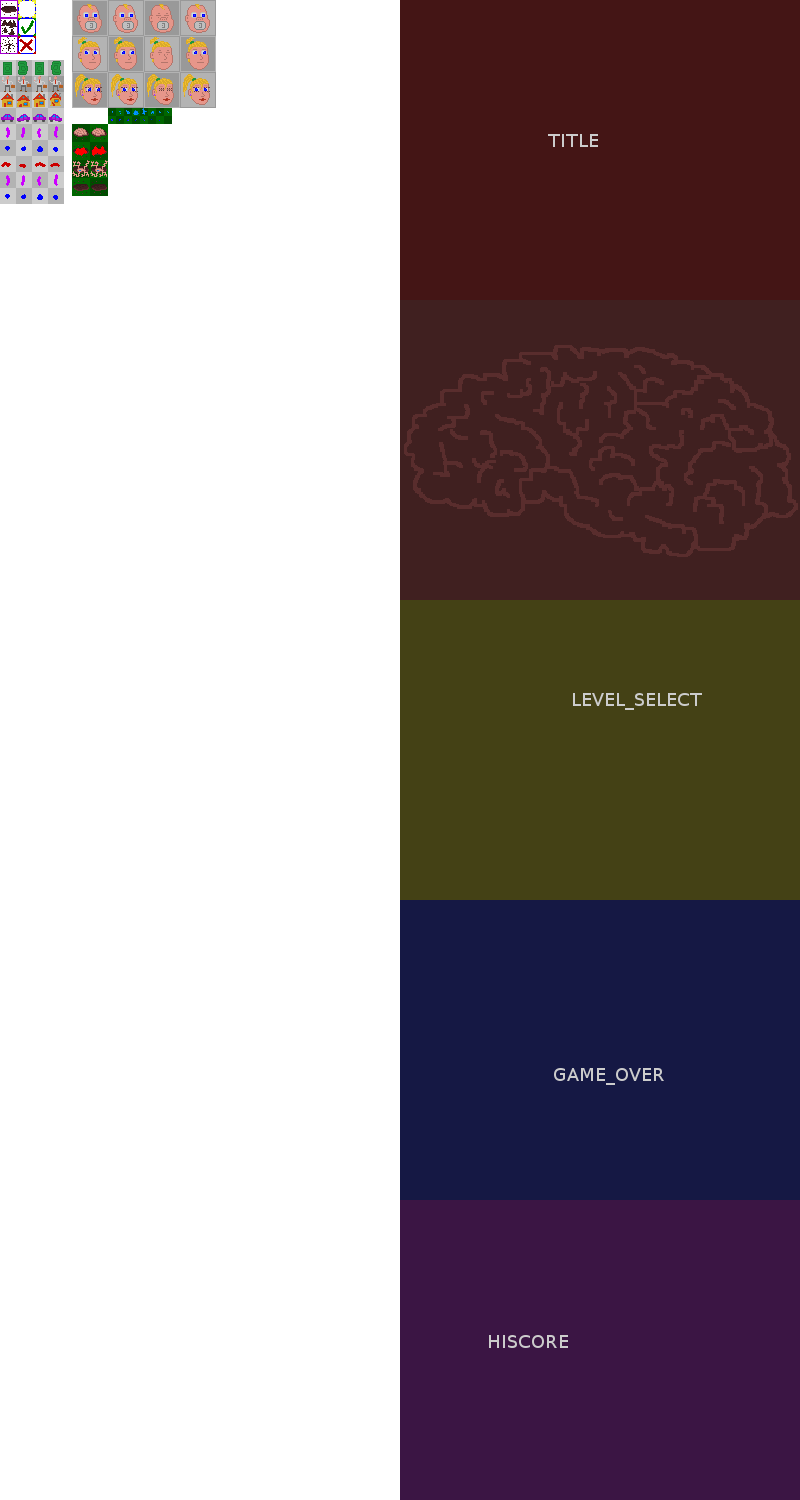
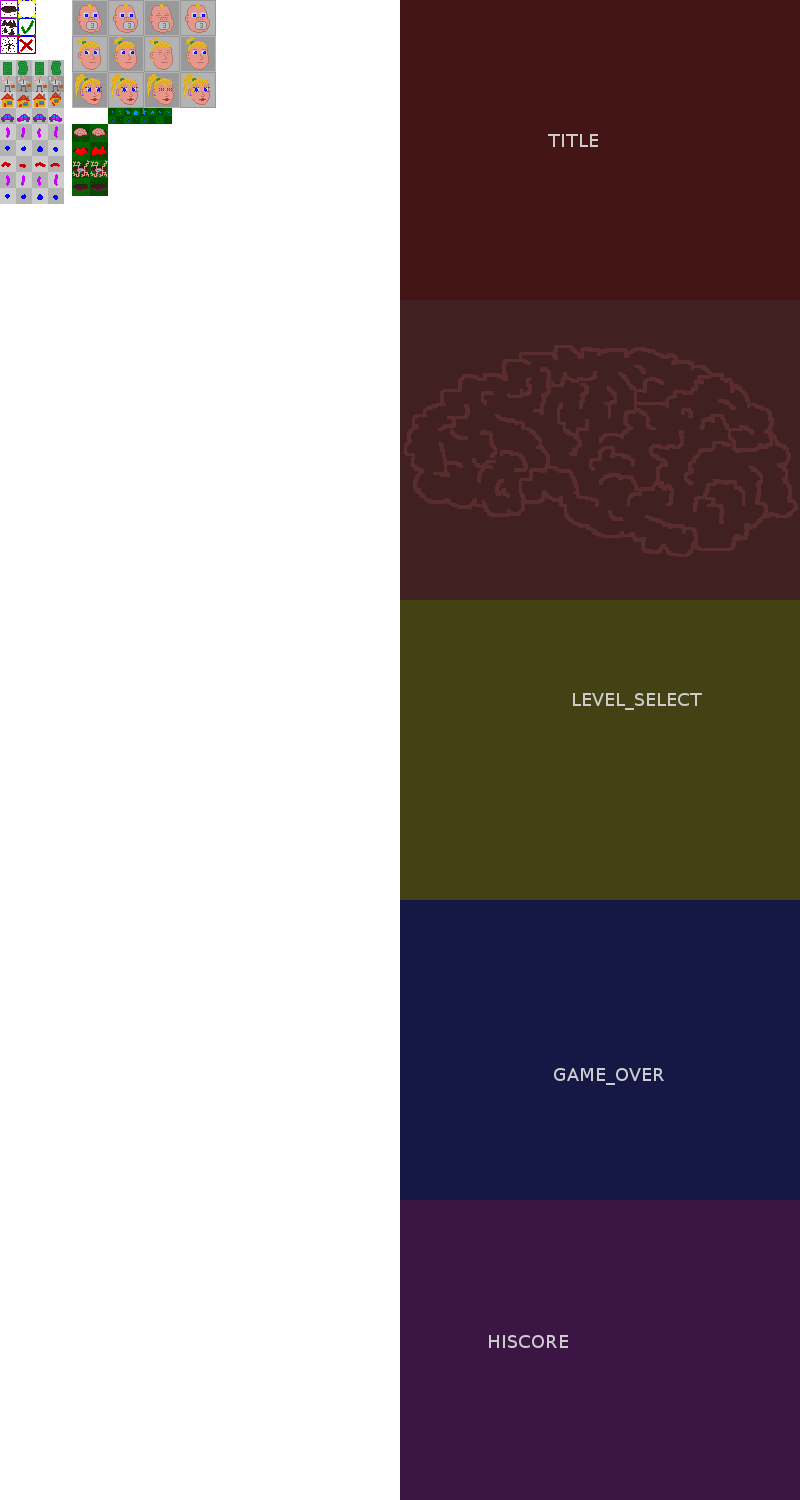
Two versions of the same layered image (800x1500). Layer-by-layer changes:
painted on "gfx" over (85, 21, 207, 30)
